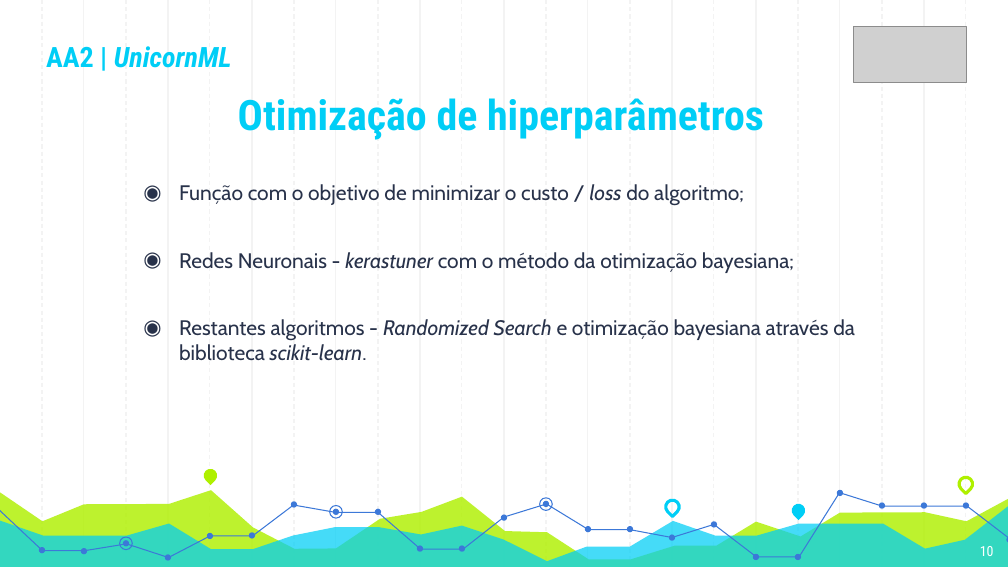
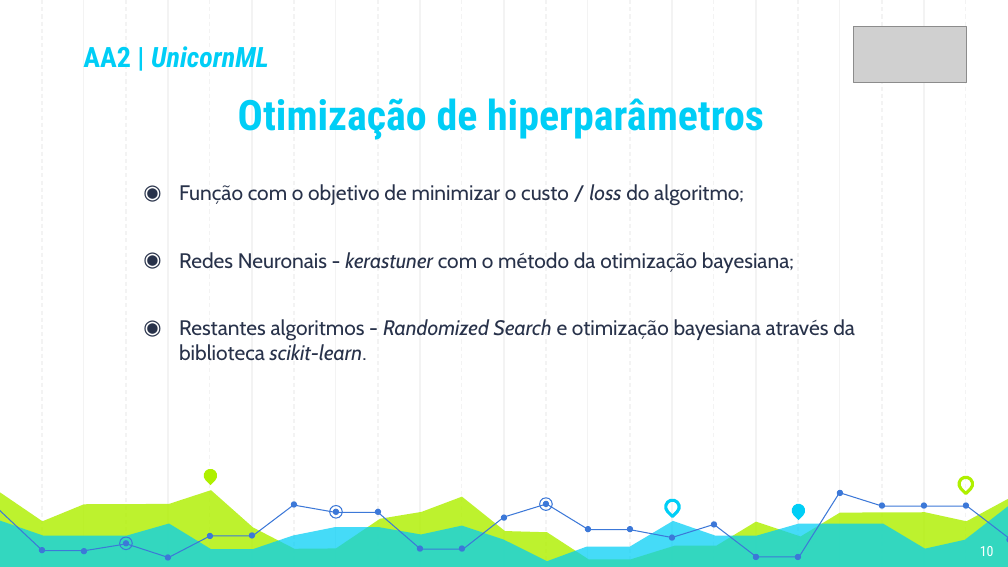
Before and after one commit to Nelson198/AA2, a slide deck: slide 10 of Presentation/Presentation.pptx. Drawn at 1008x567 pixels with LibreOffice and Linux fonts; fonts in the diff are those of the drawing; grey boxes stand for pictures. Boxes give left, top, right and bottom in pixels: in the first picture for what was removed or moved away, otherwise in the second. Text is boxed around its words. In the diff, an @@ line names an element or a change of style, - is before the commit and + after.

```diff
--- a/Presentation/Presentation.pptx
+++ b/Presentation/Presentation.pptx
@@ text "AA2 | UnicornML": place and size @@
-text "AA2 | UnicornML" at <box>46,46,232,68</box>
+text "AA2 | UnicornML" at <box>83,46,269,68</box>
```
Also in this commit, not shown: 13 other slides changed.
